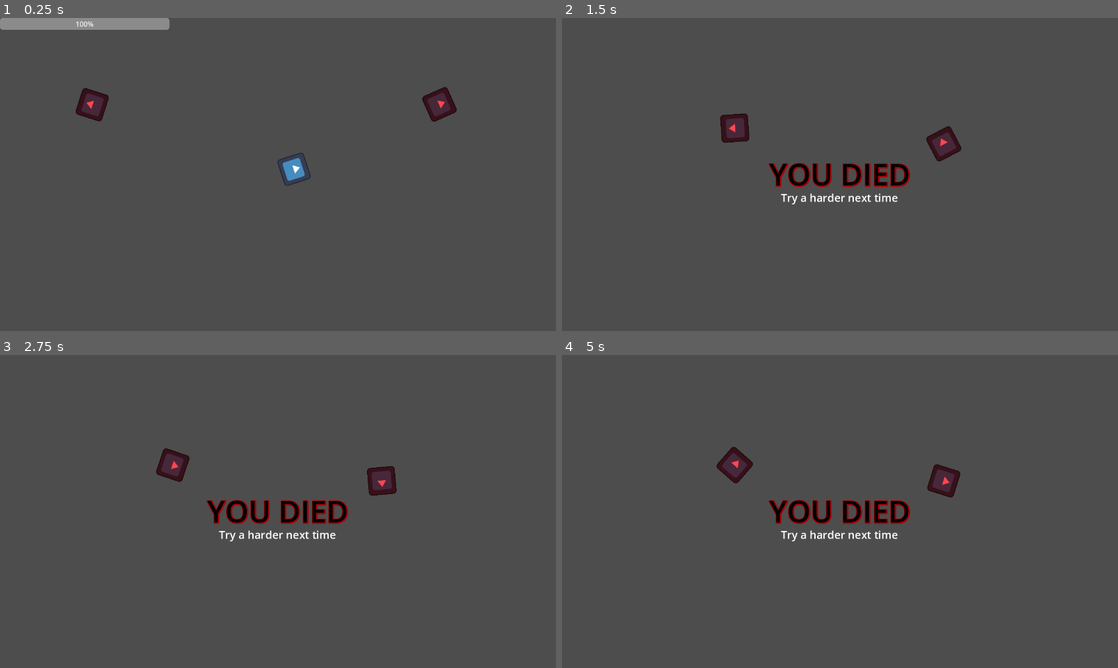
Above: before the commit, frames 1-4 (two rows, left to right).
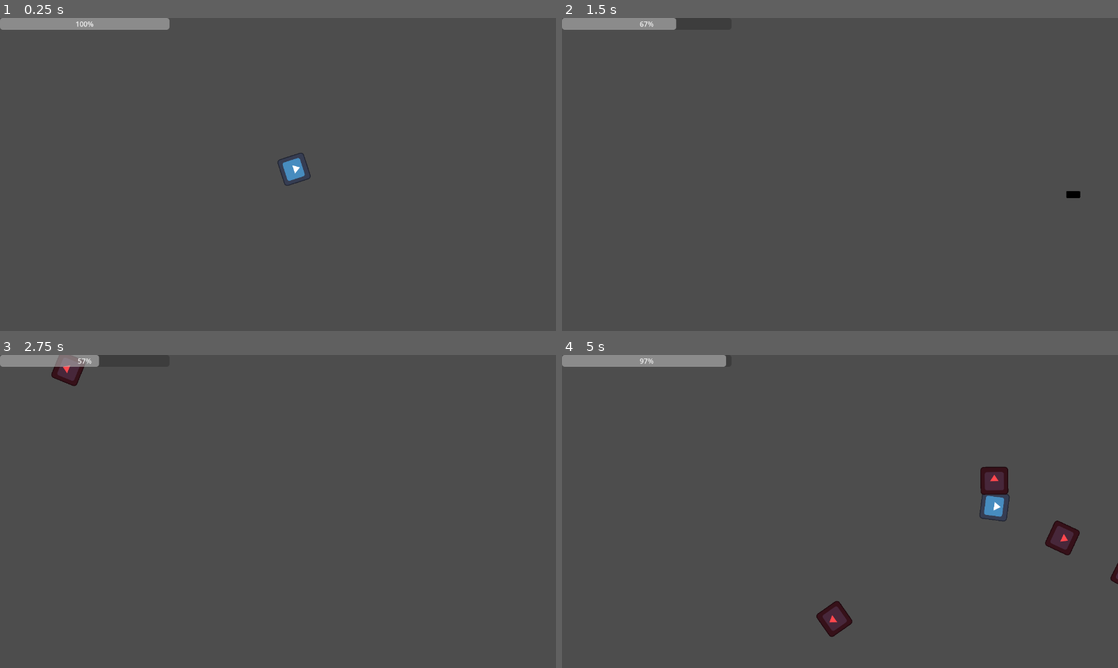
Above: after the commit, the same moments.

Repository: adsuttman/GDTest
Game: Godot game, scene res://main_level.tscn
The game is run twice, just before and just after one commit, with the same random seed, the same clock (stepped at 60 frames per second) and the same inputs. The engine's default icon, where the game draws it, is replaced by a stand-in: a white triangle on a blue panel in a dark square.
Inputs (mouse positions are in pixels of both pictures, inside the frame that each line leads up to):
- Up to frame 1 (0.25 s): no input
- Up to frame 2 (1.5 s): move the mouse to (962, 158) at 0.52 s; hold D (move_right) 0.53-1.28 s; hold Shift (boost) 0.53-1.28 s; move the mouse to (728, 190) at 1.27 s; hold S (move_down) from 1.28 s (still down); tap Space (shoot) at 1.35 s
- Up to frame 3 (2.75 s): move the mouse to (333, 442) at 2.02 s; release S (move_down) at 2.03 s; hold D (move_right) from 2.03 s (still down); hold Shift (boost) from 2.03 s (still down)
- Up to frame 4 (5 s): move the mouse to (812, 574) at 2.77 s; release D (move_right) at 2.78 s; release Shift (boost) at 2.78 s; hold W (move_up) 2.78-3.53 s; tap Space (shoot) at 2.85, 4.35 s; move the mouse to (1006, 558) at 3.52 s; hold Shift (boost) 3.53-4.28 s; hold A (move_left) from 3.53 s (still down); move the mouse to (673, 464) at 4.27 s

The runs differ from the first frame. In frame 1, 0.9% of the frame differs, in the area x 13-83%, y 22-34%; in frame 2, 3.1%; in frame 3, 3.2%; in frame 4, 5.0%, in the area x 0-100%, y 0-90%.

Commit message:
added GameManager and enemey spawning

Diff:
--- /dev/null
+++ b/game_manager.gd
@@ -0,0 +1,39 @@
+extends Node
+
+@onready var enemy_scene: PackedScene = load("res://enemy.tscn")
+#@onready var player_scene: PackedScene = load("res://player_character.tscn")
+var wave: int = 1
+var enemies_remaining: int = 1
+var spawn_count: int = 1
+var spawn_points: Array = []
+var level: Node2D
+var spawn_timer: Timer
+var time_between_spawns: float = 1.0
+var player: PlayerCharacter
+
+func _ready():
+	var tree = get_tree()
+	level = tree.get_first_node_in_group("Level")
+	spawn_points = tree.get_nodes_in_group("SpawnPoint")
+	player = tree.get_first_node_in_group("Player")
+	initialize_spawn_timer()
+	player.player_death.connect(handle_player_death)
+
+
+func initialize_spawn_timer() -> void:
+	spawn_timer = Timer.new()
+	spawn_timer.wait_time = time_between_spawns
+	spawn_timer.autostart = true
+	add_child(spawn_timer)
+	spawn_timer.timeout.connect(spawn_enemy)
+
+func spawn_enemy() -> void:
+	var random_spawn: Node2D = \
+		spawn_points[randi_range(0, spawn_points.size() - 1)] as Node2D
+	print(random_spawn)
+	var inst = enemy_scene.instantiate()
+	inst.global_position = random_spawn.global_position
+	level.add_child(inst)
+
+func handle_player_death() -> void:
+	spawn_timer.stop()
--- a/main_level.tscn
+++ b/main_level.tscn
@@ -1,21 +1,30 @@
-[gd_scene load_steps=4 format=3 uid="uid://dd2knpryw30l"]
+[gd_scene load_steps=3 format=3 uid="uid://dd2knpryw30l"]
 
 [ext_resource type="PackedScene" uid="uid://pg1lbi145blb" path="res://player_character.tscn" id="1_hbfcc"]
 [ext_resource type="PackedScene" uid="uid://dma21v5dljqfb" path="res://hud.tscn" id="1_s7n4f"]
-[ext_resource type="PackedScene" uid="uid://cgd2mnewct0i1" path="res://enemy.tscn" id="3_vabmo"]
 
-[node name="Game" type="Node2D"]
+[node name="MainLevel" type="Node2D" groups=["Level"]]
 
 [node name="HUD" parent="." instance=ExtResource("1_s7n4f")]
 
 [node name="PlayerCharacter" parent="." instance=ExtResource("1_hbfcc")]
 position = Vector2(677, 348)
 
-[node name="Enemy" parent="." instance=ExtResource("3_vabmo")]
-position = Vector2(117, 169)
+[node name="SpawnPoint" type="Node2D" parent="." groups=["SpawnPoint"]]
+position = Vector2(-110, -103)
+rotation = 1.54618
 
-[node name="Enemy2" parent="." instance=ExtResource("3_vabmo")]
-position = Vector2(1103, 158)
+[node name="SpawnPoint2" type="Node2D" parent="." groups=["SpawnPoint"]]
+position = Vector2(1403, -98)
+rotation = 1.54618
+
+[node name="SpawnPoint3" type="Node2D" parent="." groups=["SpawnPoint"]]
+position = Vector2(1372, 827)
+rotation = 1.54618
+
+[node name="SpawnPoint4" type="Node2D" parent="." groups=["SpawnPoint"]]
+position = Vector2(-136, 820)
+rotation = 1.54618
 
 [connection signal="energy_changed" from="PlayerCharacter" to="HUD" method="_on_player_character_energy_changed"]
 [connection signal="player_death" from="PlayerCharacter" to="HUD" method="_on_player_character_player_death"]
--- a/project.godot
+++ b/project.godot
@@ -14,6 +14,10 @@
 run/main_scene="res://main_level.tscn"
 config/features=PackedStringArray("4.0", "Forward Plus")
 config/icon="res://icon.svg"
+
+[autoload]
+
+GameManager="*res://game_manager.gd"
 
 [display]
 
